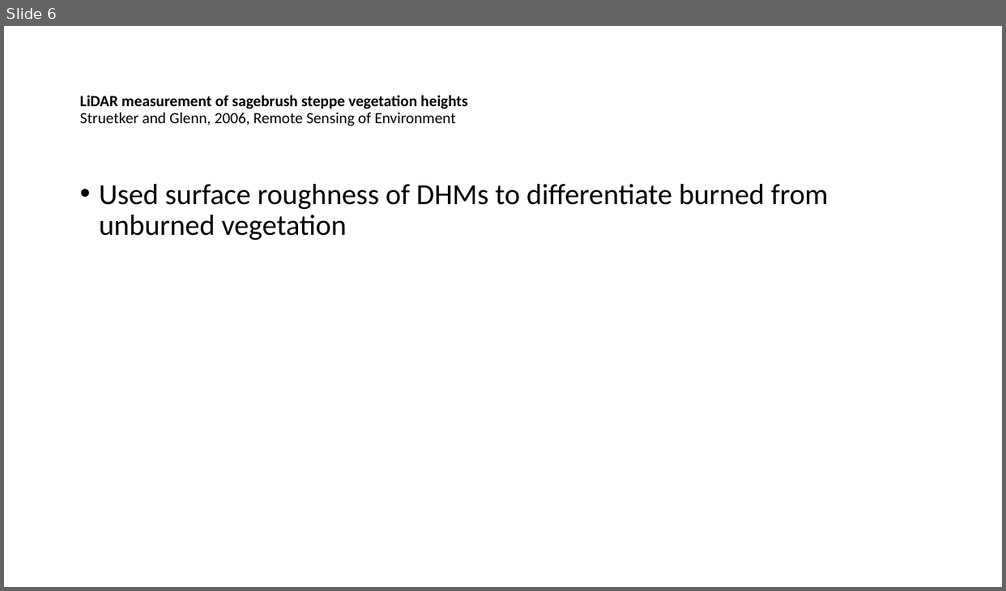
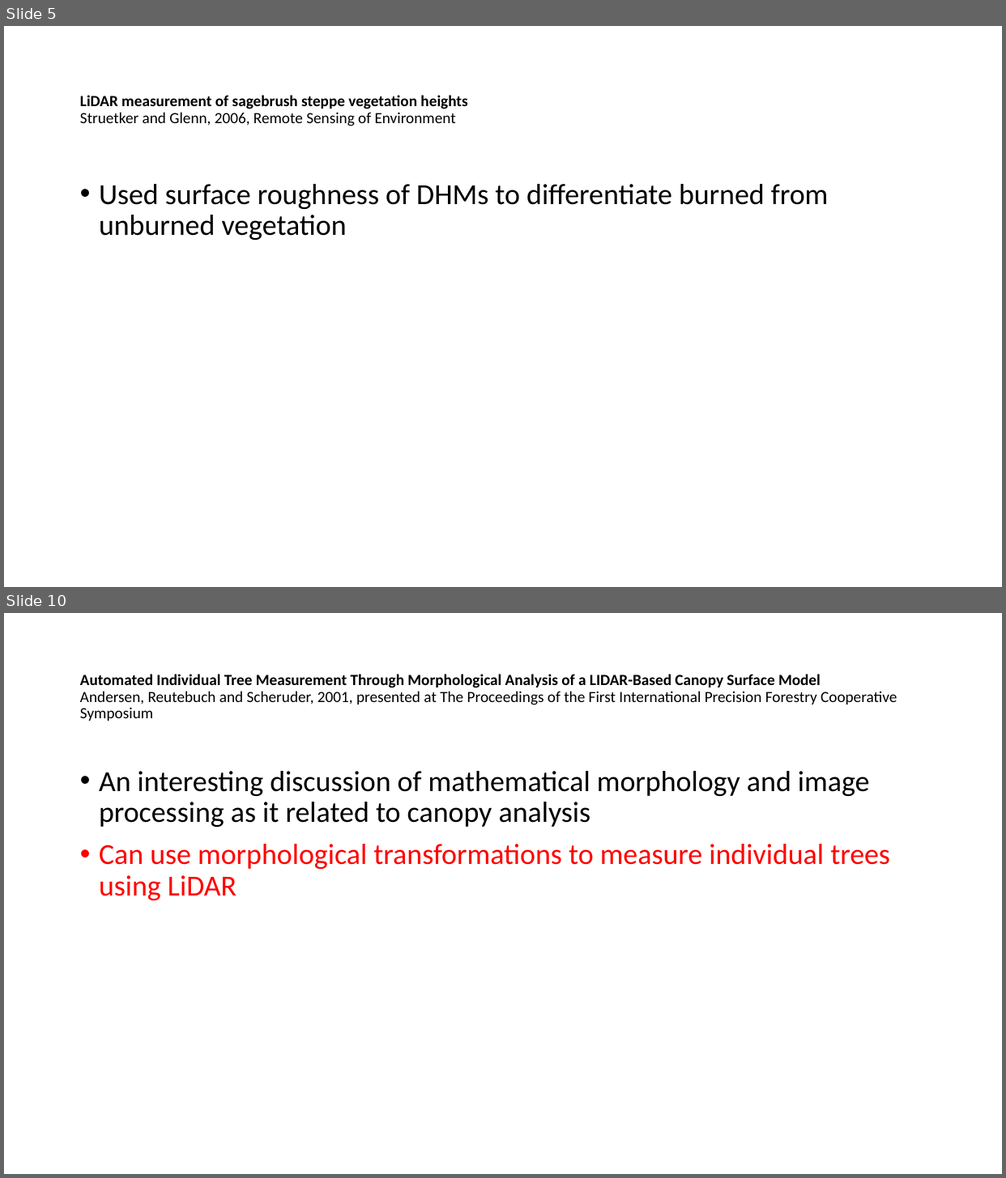
Before and after one commit to rsjones94/mtsu-geoscience-tools, a slide deck: writing/veglidar_litreview.pptx. Shown one above the other, each under a label of ours: slide 6 before the commit, slides 5 and 10 after it; the slides between them are not shown. The pictures are 1006x591 and 1006x1178 pixels, drawn with LibreOffice and Linux fonts; fonts in the diff are those of the drawing. Boxes give left, top, right and bottom in pixels: in the first picture for what was removed or moved away, otherwise in the second. Text is boxed around its words. In the diff, an @@ line names an element or a change of style, - is before the commit and + after.

```diff
--- a/writing/veglidar_litreview.pptx
+++ b/writing/veglidar_litreview.pptx
@@ slide 10 added at <box>4,613,1002,1174</box>, background #FFFFFF @@
@@ title added at <box>80,674,897,721</box>, 15 pt, text #000000 @@
+Automated Individual Tree Measurement Through Morphological Analysis of a LIDAR-Based Canopy Surface Model
+Andersen, Reutebuch and Scheruder, 2001, presented at The Proceedings of the First International Precision Forestry Cooperative Symposium
@@ text added at <box>99,771,890,901</box>, 28 pt, text #000000 @@
+• An interesting discussion of mathematical morphology and image processing as it related to canopy analysis
+• Can use morphological transformations to measure individual trees using LiDAR
@@ what was slide 6 is now slide 5 @@
```
Also in this commit, not shown: 2 slides changed, 5 other slides added, 1 slide removed.
